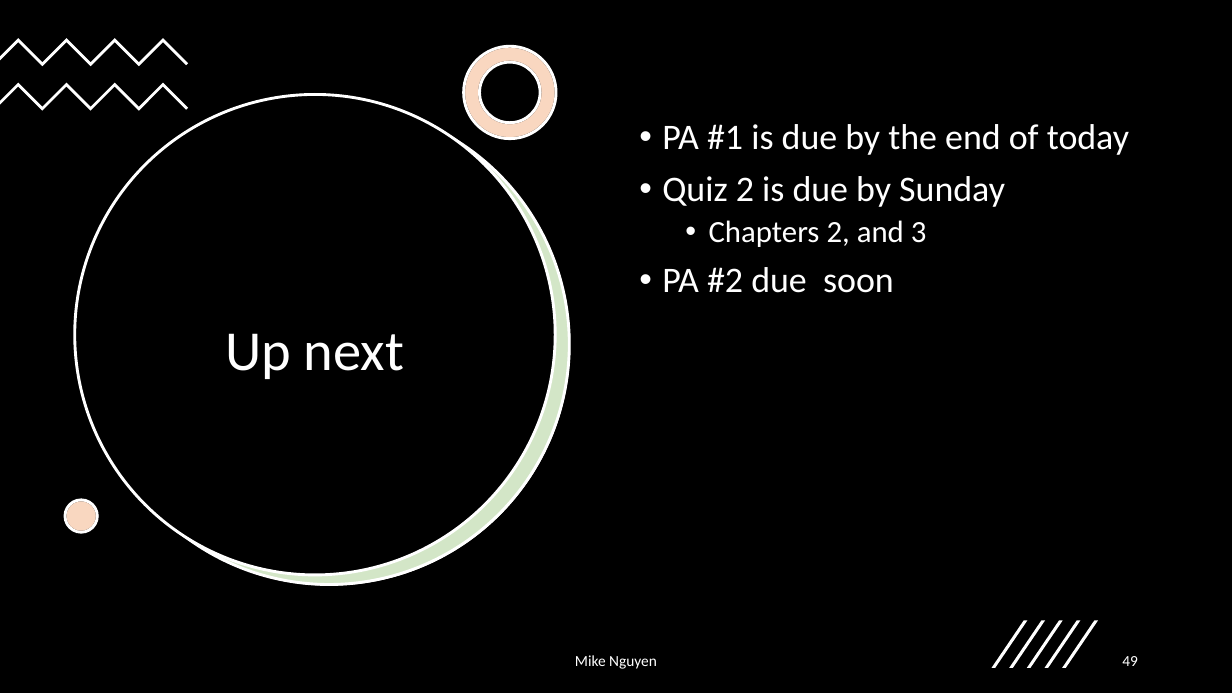
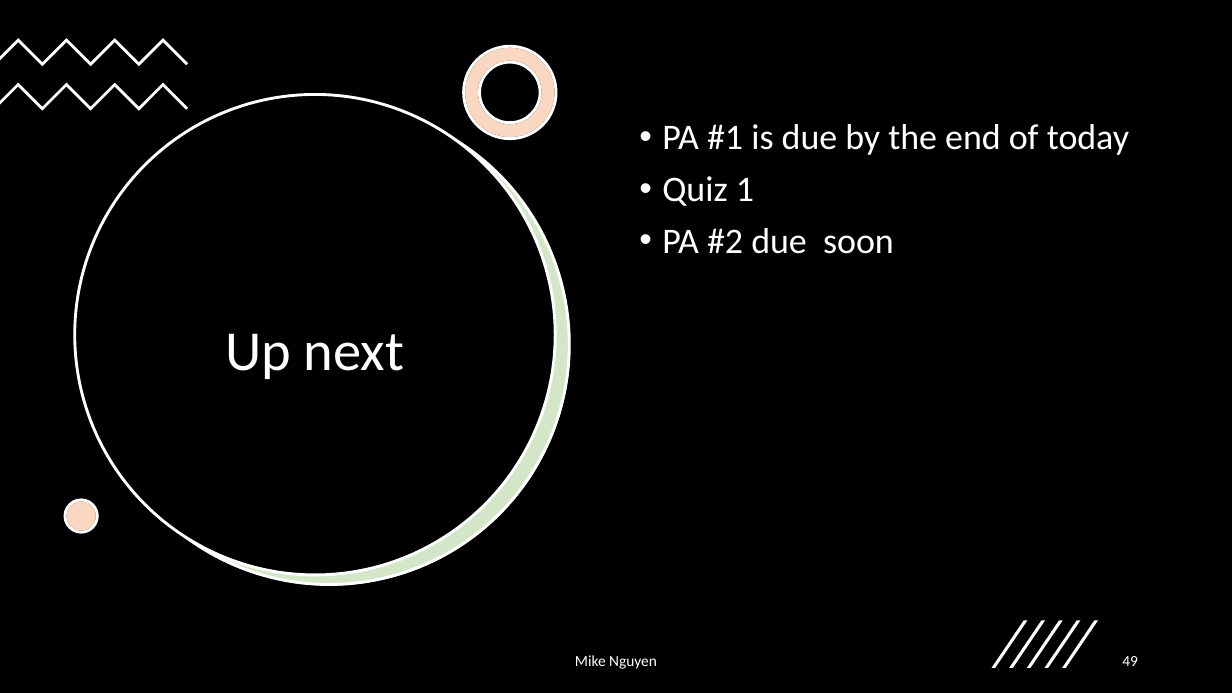
Before and after one commit to mikenguyen13/mar4050_S23_1, a slide deck: slide 49 of lectures/1/1_Marketing Research Process.pptx. Drawn at 1232x693 pixels with LibreOffice and Linux fonts; fonts in the diff are those of the drawing. Boxes give left, top, right and bottom in pixels: in the first picture for what was removed or moved away, otherwise in the second. Text is boxed around its words. In the diff, an @@ line names an element or a change of style, - is before the commit and + after.

Commit message:
update slide and text mining

```diff
--- a/lectures/1/1_Marketing Research Process.pptx
+++ b/lectures/1/1_Marketing Research Process.pptx
@@ text at bbox=[662, 176, 754, 206]: text changed @@
-• Quiz 2 is due by Sunday
-  • Chapters 2, and 3
+• Quiz 1
```
Also in this commit, not shown: 1 other slide changed, 2 other files.
